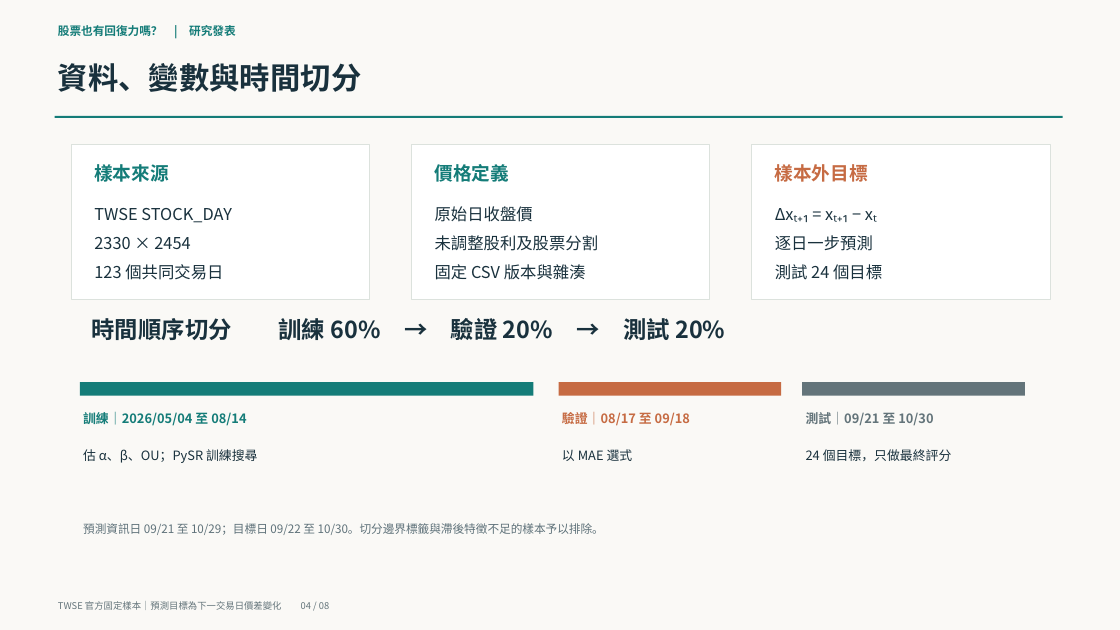
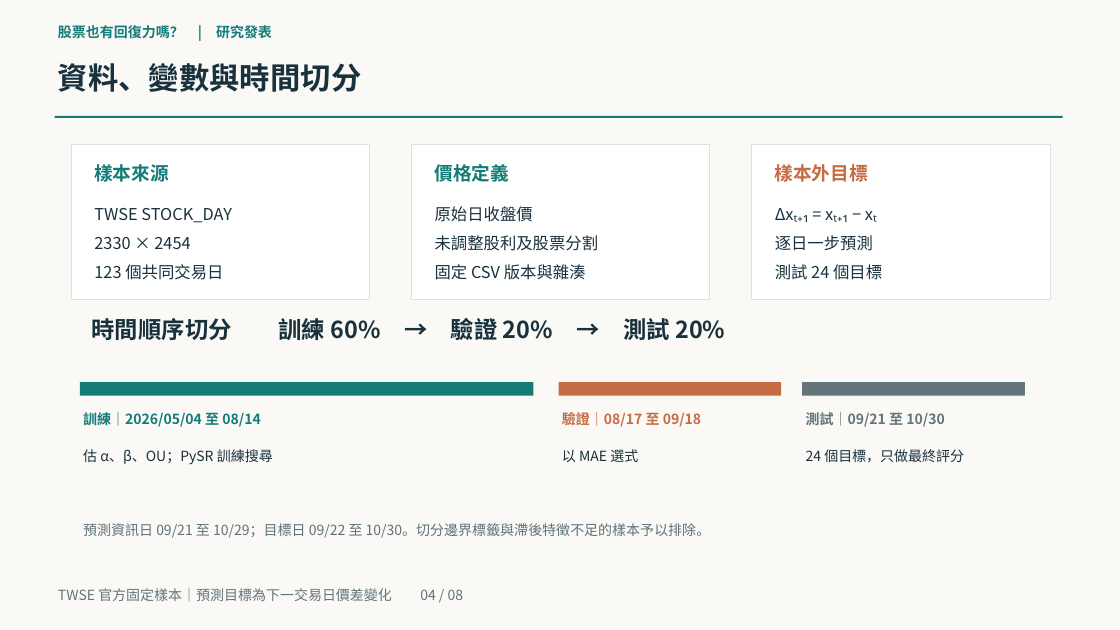
Before and after one commit to yinglinlin010/market-physics-lab, a slide deck: slide 4 of slides/midterm_90s.pptx. Drawn at 1120x630 pixels with LibreOffice and Linux fonts; fonts in the diff are those of the drawing. Boxes give left, top, right and bottom in pixels: in the first picture for what was removed or moved away, otherwise in the second. Text is boxed around its words. In the diff, an @@ line names an element or a change of style, - is before the commit and + after.

```diff
--- a/slides/midterm_90s.pptx
+++ b/slides/midterm_90s.pptx
@@ text "股票也有回復力嗎？ | 研究發表" at (58, 25, 272, 39): size 10 to 12 pt @@
@@ size 11 to 12 pt in 6 elements at (83, 411, 260, 429), (83, 449, 273, 465), (562, 412, 701, 427), (562, 449, 638, 462), (806, 412, 944, 427), (806, 449, 964, 463) @@
@@ text "預測資訊日 09/21 至 10/29；目標日 09/22 ..." at (83, 523, 711, 538): size 10 to 12 pt @@
@@ text "TWSE 官方固定樣本｜預測目標為下一交易日價差變化 04 / 08": place and size @@
-text "TWSE 官方固定樣本｜預測目標為下一交易日價差變化 04 / 08" at (58, 601, 329, 610)
+text "TWSE 官方固定樣本｜預測目標為下一交易日價差變化 04 / 08" at (58, 588, 464, 601)
@@ text "TWSE 官方固定樣本｜預測目標為下一交易日價差變化 04 / 08" at (58, 588, 464, 601): size 8 to 12 pt @@
```
Also in this commit, not shown: 7 other slides changed, 4 other files.
